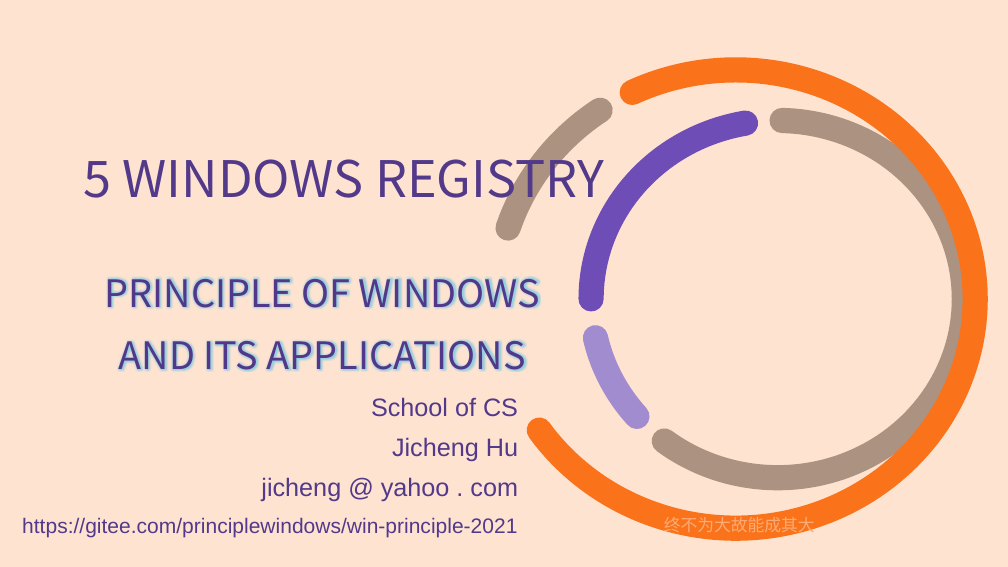
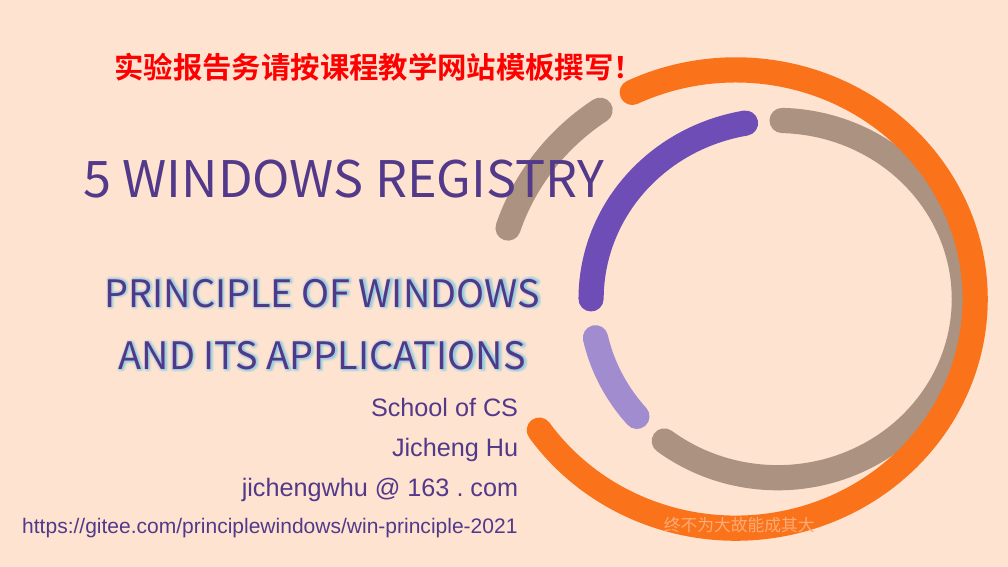
Before and after one commit to principleWindows/win-principle-2021, a slide deck: slide 1 of slides/instruction/principleWindows_5.pptx. Drawn at 1008x567 pixels with LibreOffice and Linux fonts; fonts in the diff are those of the drawing; background and template pictures are left out. Boxes give left, top, right and bottom in pixels: in the first picture for what was removed or moved away, otherwise in the second. Text is boxed around its words. In the diff, an @@ line names an element or a change of style, - is before the commit and + after.

```diff
--- a/slides/instruction/principleWindows_5.pptx
+++ b/slides/instruction/principleWindows_5.pptx
@@ text added at <box>115,52,643,86</box>, 28 pt, text #FF0000, bold @@
+实验报告务请按课程教学网站模板撰写！
@@ text at <box>242,477,518,501</box>: text changed @@
-jicheng @ yahoo . com
+jichengwhu @ 163 . com
```
Also in this commit, not shown: 1 other slide changed, 9 other files.
